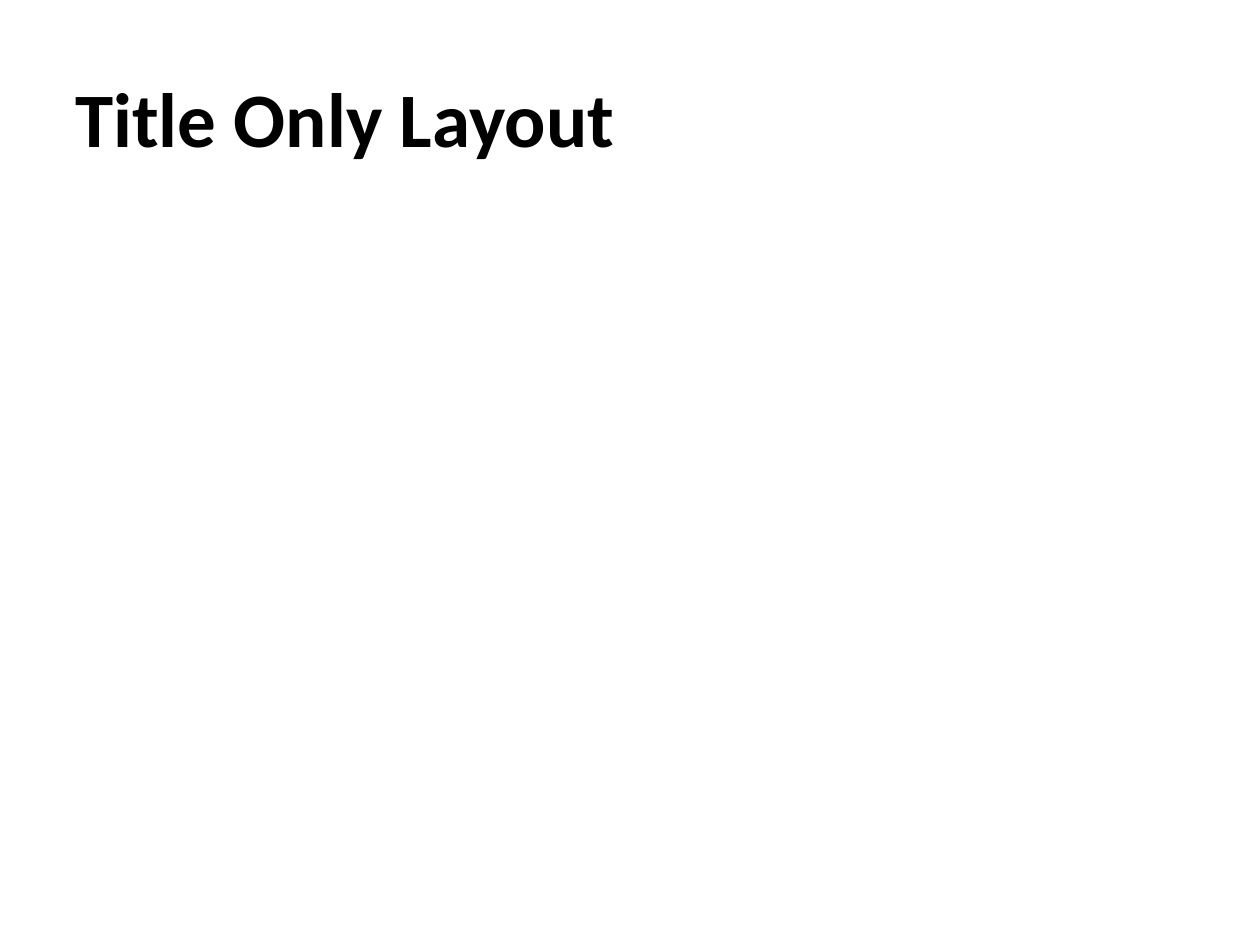
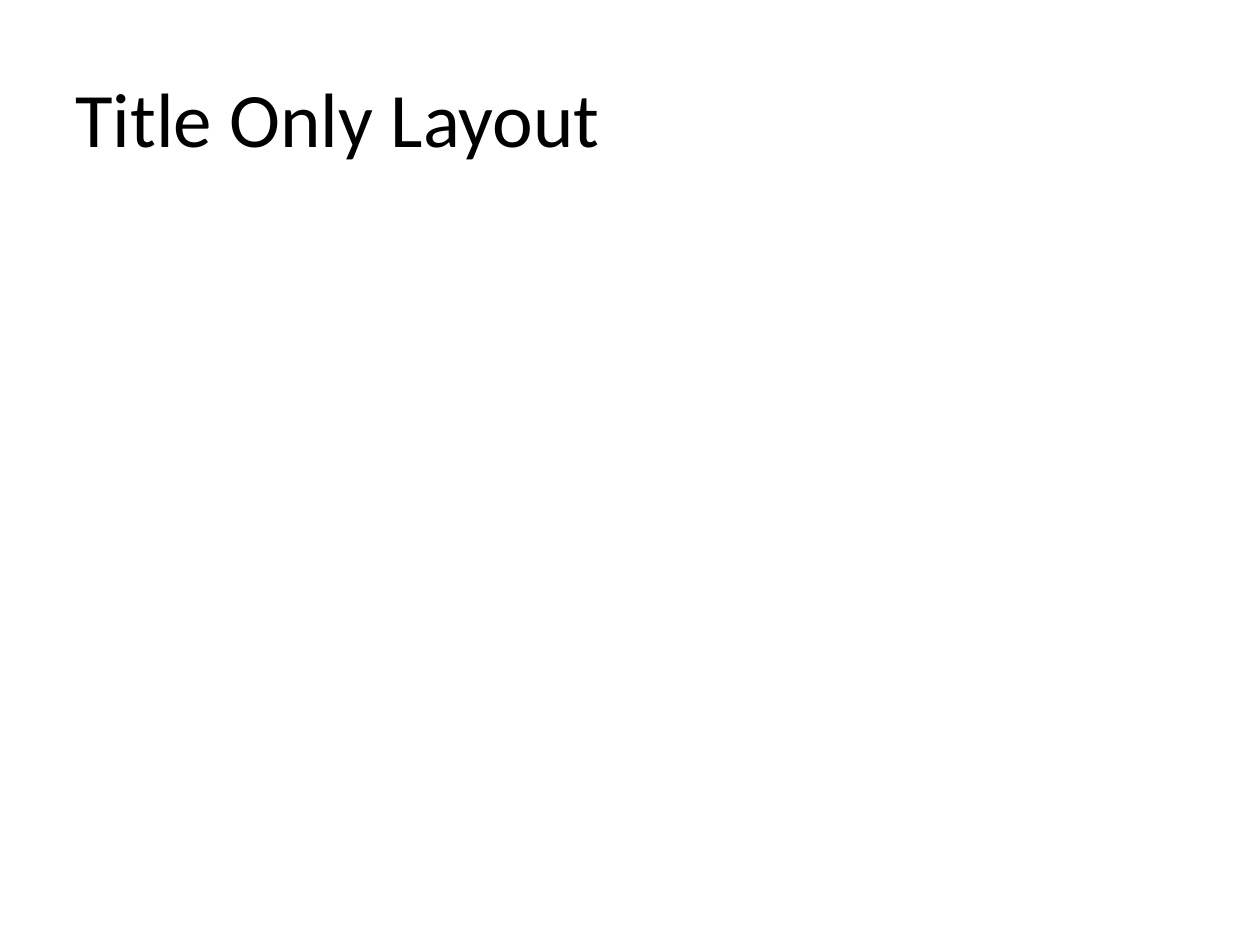
Before and after one commit to djinn-soul/gopptx, a slide deck: slide 2 of smoke_samples/02_slide_layouts.pptx. Drawn at 1260x945 pixels with LibreOffice and Linux fonts; fonts in the diff are those of the drawing. Boxes give left, top, right and bottom in pixels: in the first picture for what was removed or moved away, otherwise in the second. Text is boxed around its words. In the diff, an @@ line names an element or a change of style, - is before the commit and + after.

```diff
--- a/smoke_samples/02_slide_layouts.pptx
+++ b/smoke_samples/02_slide_layouts.pptx
@@ text "Title Only Layout" at <box>75,93,599,160</box>: bold off @@
```
Also in this commit, not shown: 2 other slides changed, 45 other files.
